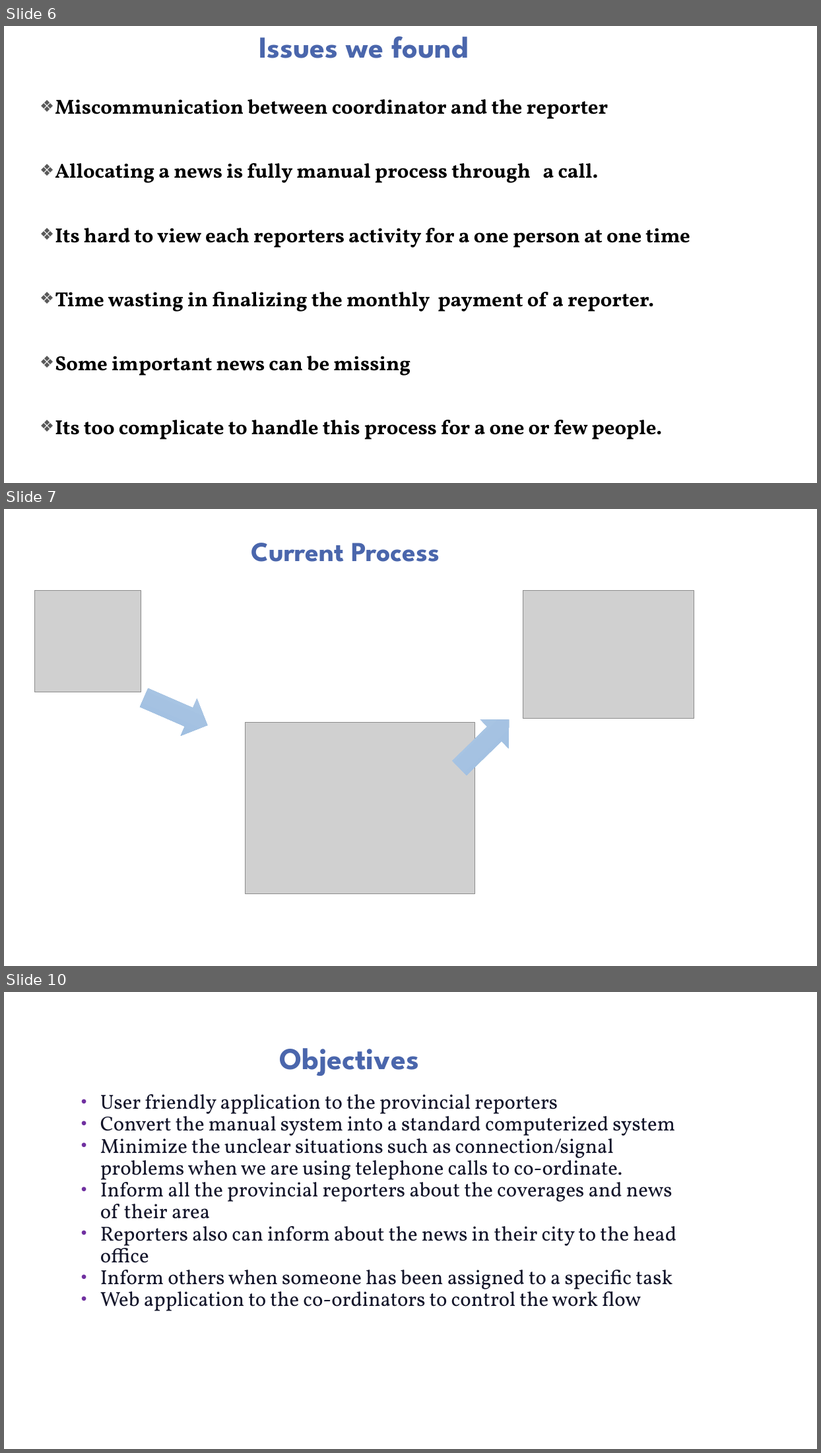
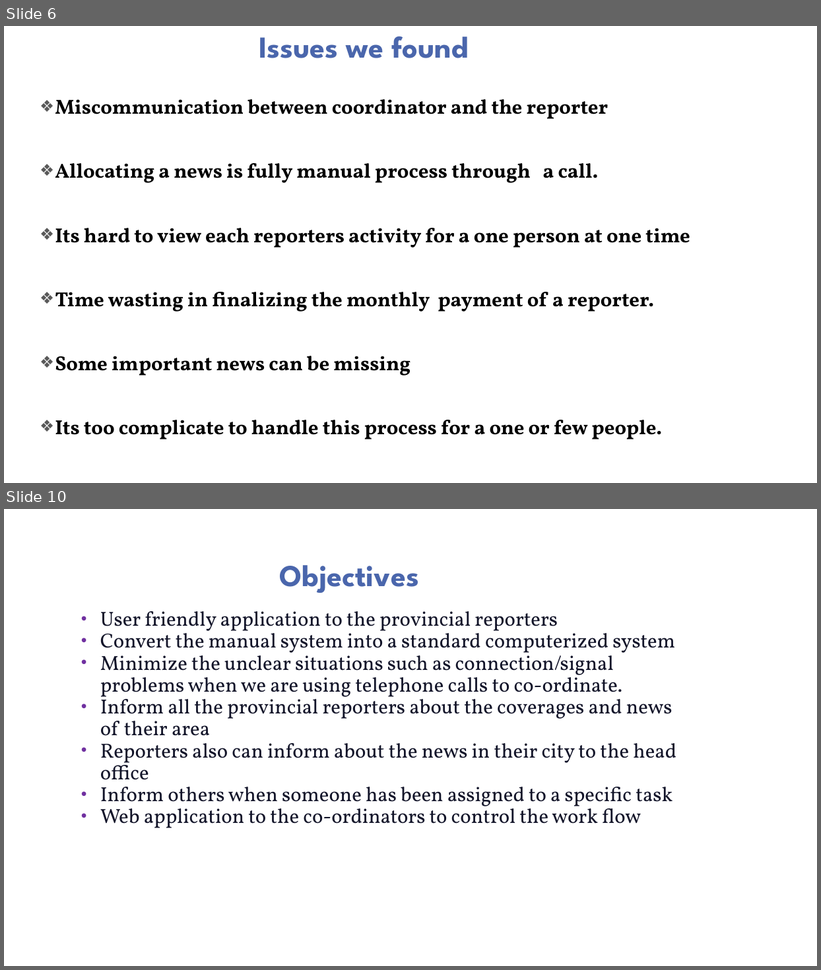
Before and after one commit to Dhanushka-Sanjaya/2nd-year-Group-Project, a slide deck: presentation/GROUP 13.pptx. Shown one above the other, each under a label of ours: slides 6, 7 and 10 before the commit, slides 6 and 10 after it; the slides between them are not shown. The pictures are 821x1453 and 821x970 pixels, drawn with LibreOffice and Linux fonts; fonts in the diff are those of the drawing; grey boxes stand for pictures; background and template pictures are left out. Boxes give left, top, right and bottom in pixels: in the first picture for what was removed or moved away, otherwise in the second. Text is boxed around its words. In the diff, an @@ line names an element or a change of style, - is before the commit and + after.

```diff
--- a/presentation/GROUP 13.pptx
+++ b/presentation/GROUP 13.pptx
@@ slide 7 removed at box(4, 509, 817, 966), background picture (left out) @@
@@ title removed at box(252, 543, 440, 562) @@
-Current Process
@@ picture removed at box(34, 590, 141, 692) @@
@@ picture removed at box(523, 590, 694, 718) @@
@@ right arrow removed at box(136, 679, 216, 745) @@
@@ right arrow removed at box(446, 705, 524, 783) @@
@@ picture removed at box(246, 722, 475, 894) @@
```
Also in this commit, not shown: 4 slides changed, 5 slides added, 3 other slides removed.
